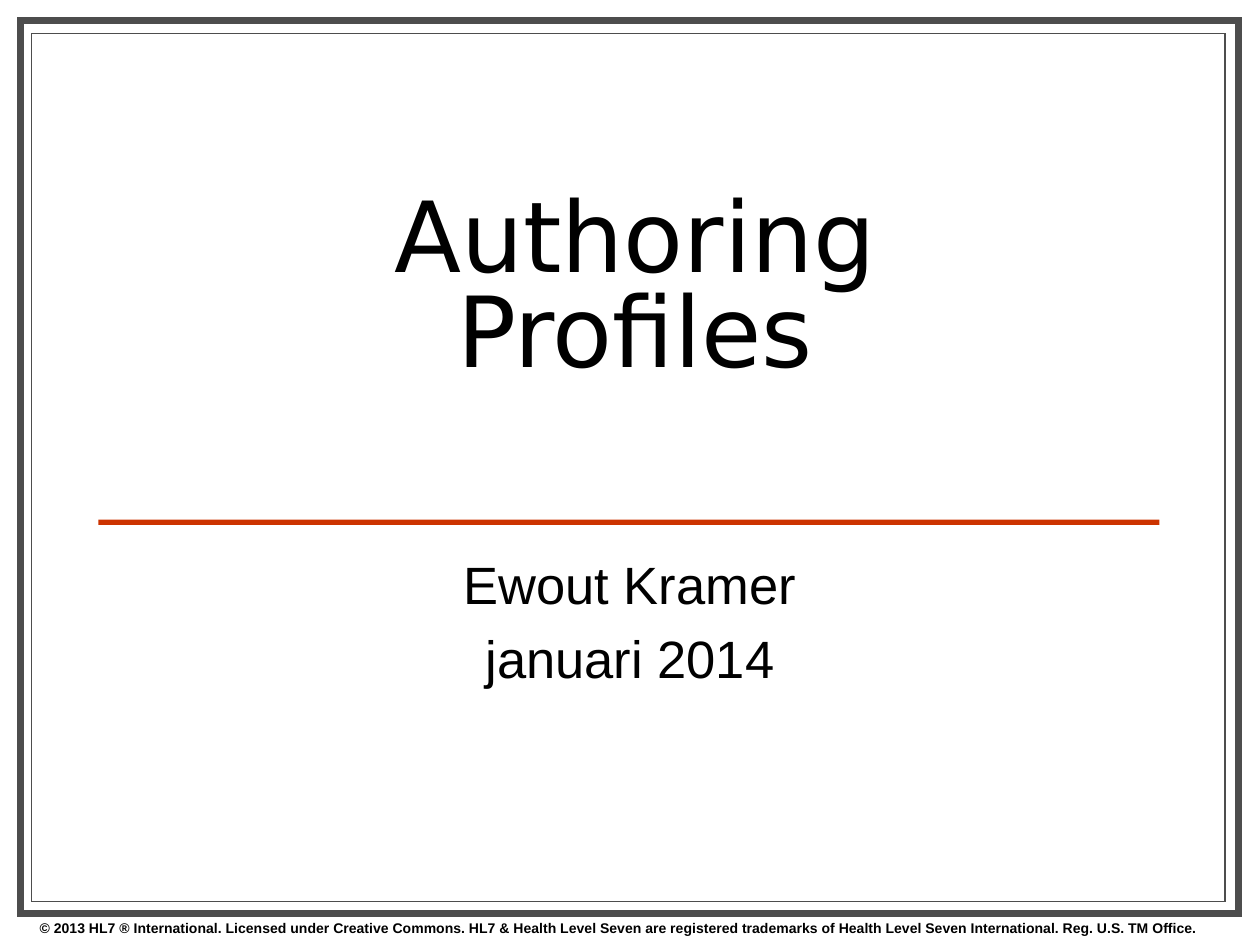
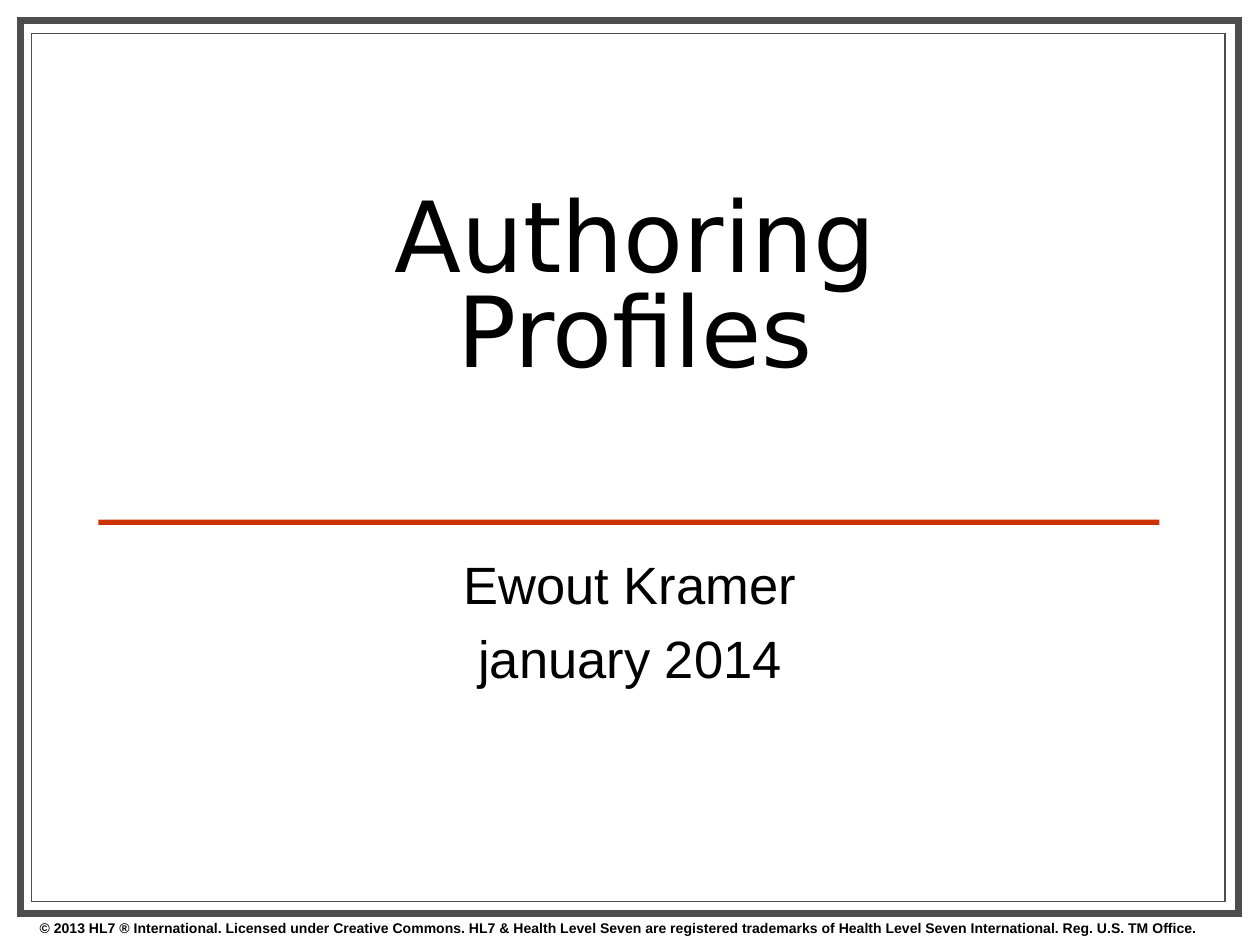
Before and after one commit to kevinpeterson/fhir, a slide deck: slide 1 of presentations/2014-01 Tutorials/201401 - San Antonio - Profiling FHIR.pptx. Drawn at 1260x945 pixels with LibreOffice and Linux fonts; fonts in the diff are those of the drawing; background and template pictures are left out. Boxes give left, top, right and bottom in pixels: in the first picture for what was removed or moved away, otherwise in the second. Text is boxed around its words. In the diff, an @@ line names an element or a change of style, - is before the commit and + after.

```diff
--- a/presentations/2014-01 Tutorials/201401 - San Antonio - Profiling FHIR.pptx
+++ b/presentations/2014-01 Tutorials/201401 - San Antonio - Profiling FHIR.pptx
@@ subtitle at (x1=478, y1=640, x2=782, y2=689): text changed @@
-januari 2014
+january 2014
```
Also in this commit, not shown: 3 other slides changed, 1 slide added, 1 other file.
